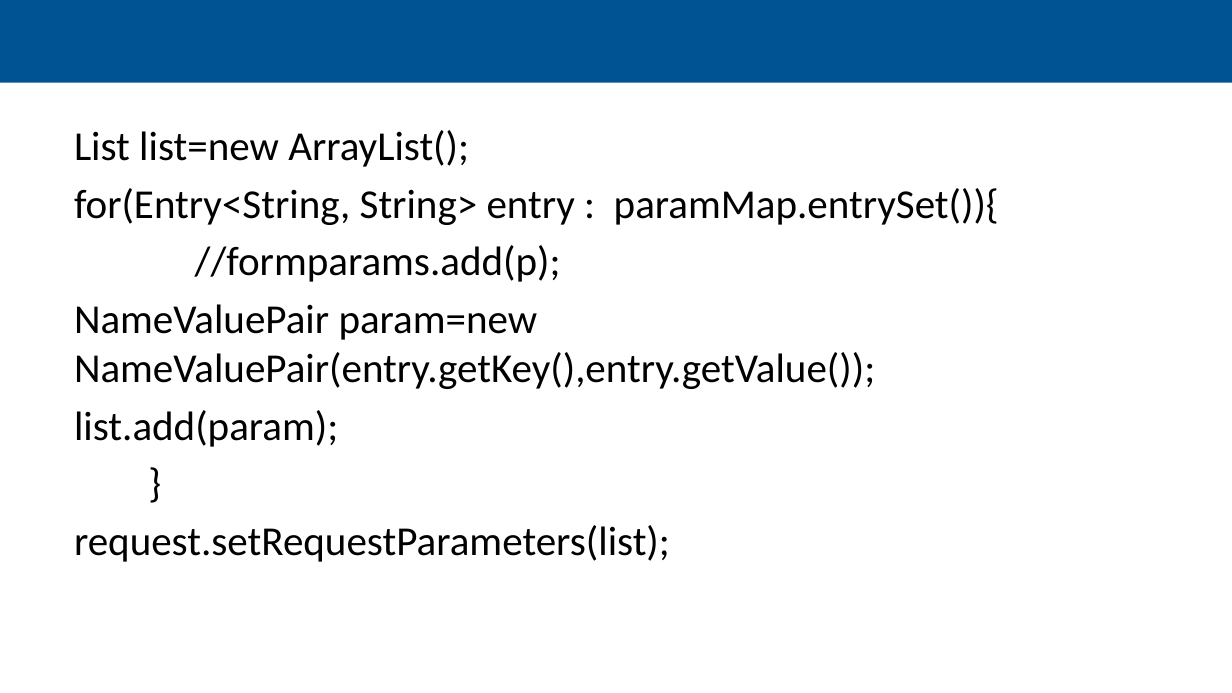
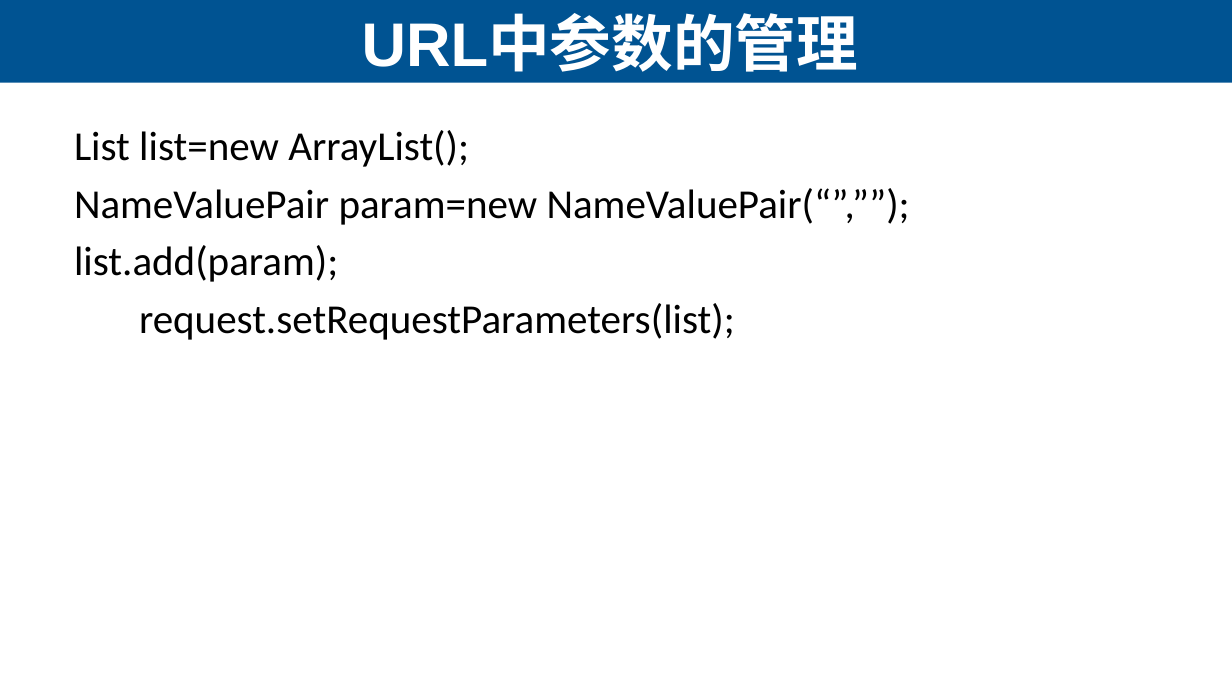
Before and after one commit to edu2act/course-interface-testing, a slide deck: slide 9 of materials/slides/ch04/06 HtmlUnit.pptx (slide 10 before the commit). Drawn at 1232x693 pixels with LibreOffice and Linux fonts; fonts in the diff are those of the drawing. Boxes give left, top, right and bottom in pixels: in the first picture for what was removed or moved away, otherwise in the second. Text is boxed around its words. In the diff, an @@ line names an element or a change of style, - is before the commit and + after.

```diff
--- a/materials/slides/ch04/06 HtmlUnit.pptx
+++ b/materials/slides/ch04/06 HtmlUnit.pptx
@@ background #CCE8CF to #FFFFFF @@
@@ title added at [362,16,858,72], 36 pt, text #FFFFFF, bold @@
+URL中参数的管理
@@ text at [74,130,910,340]: paragraph removed @@
-}
@@ text at [74,188,910,225]: text changed @@
-for(Entry<String, String> entry : paramMap.entrySet()){
-//formparams.add(p);
-NameValuePair param=new NameValuePair(entry.getKey(),entry.getValue());
+NameValuePair param=new NameValuePair(“”,””);
```
Also in this commit, not shown: 8 other slides changed, 2 slides removed, 50 other files.
